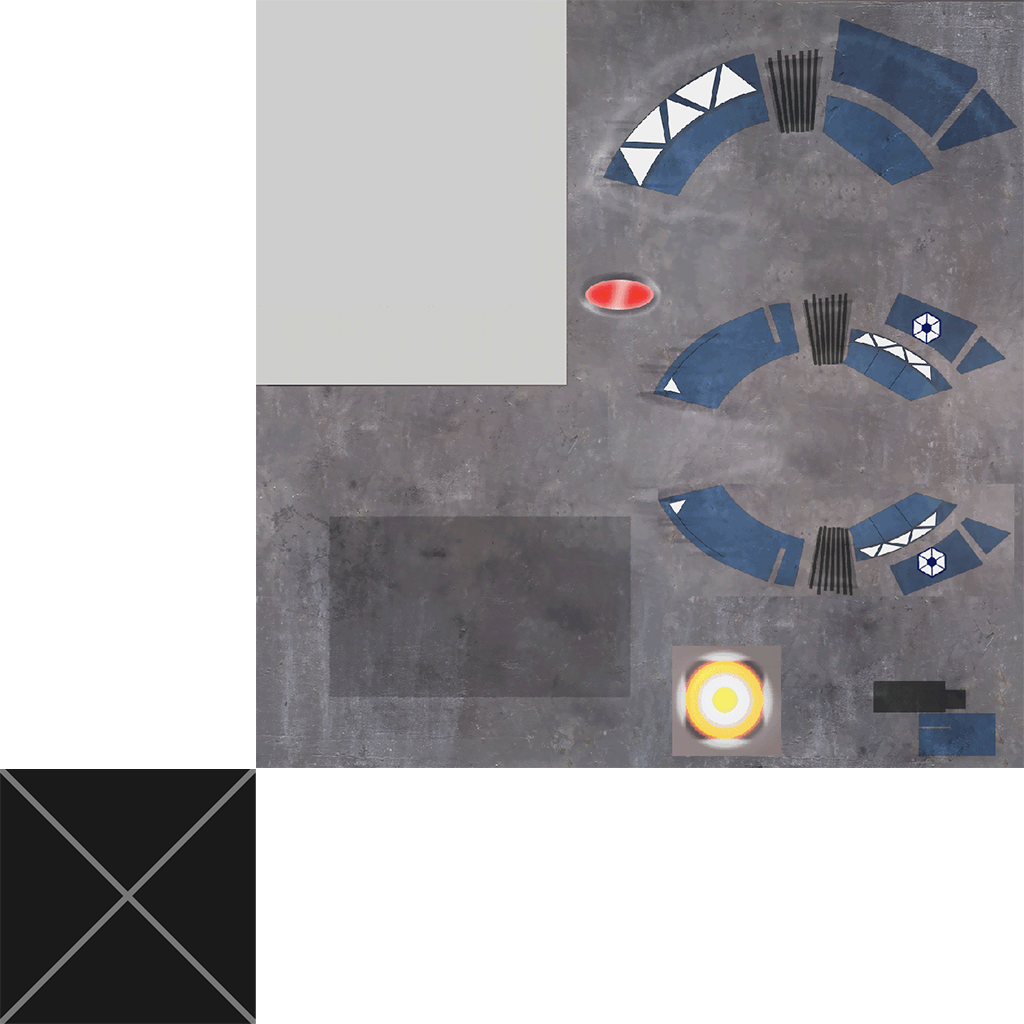
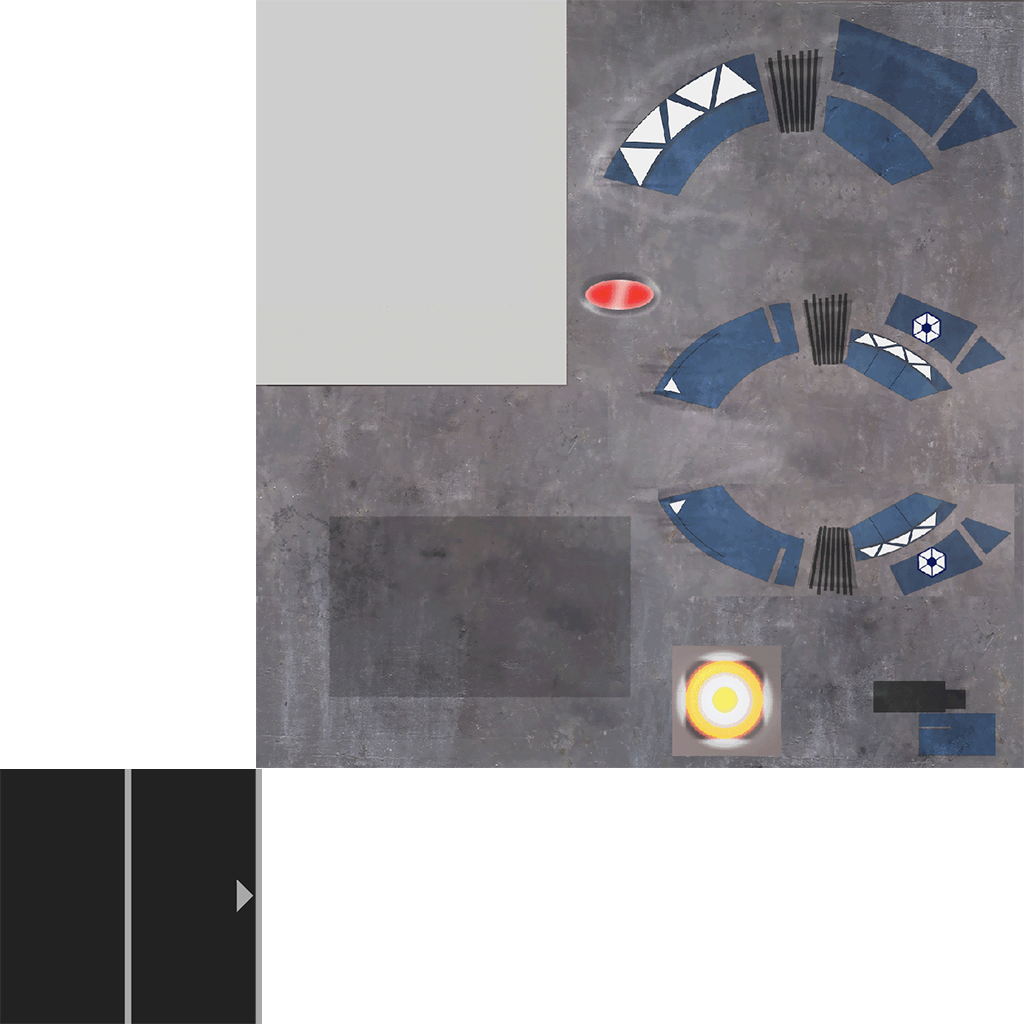
Two versions of the same layered image (1024x1024). Layer-by-layer changes:
added layer "base ring" above "line_rect_base" over [256, 769, 262, 1024]
renamed "rect_base" to "line_rect_base", painted on it over [0, 769, 256, 1024]